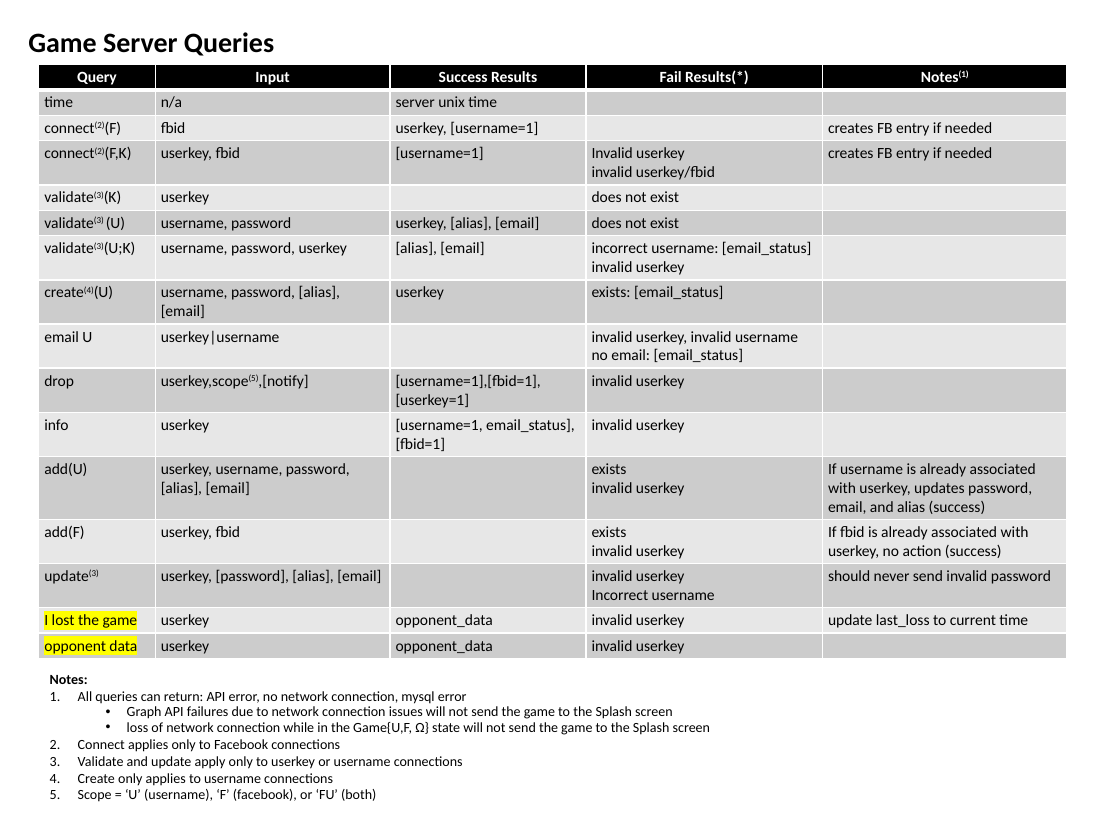
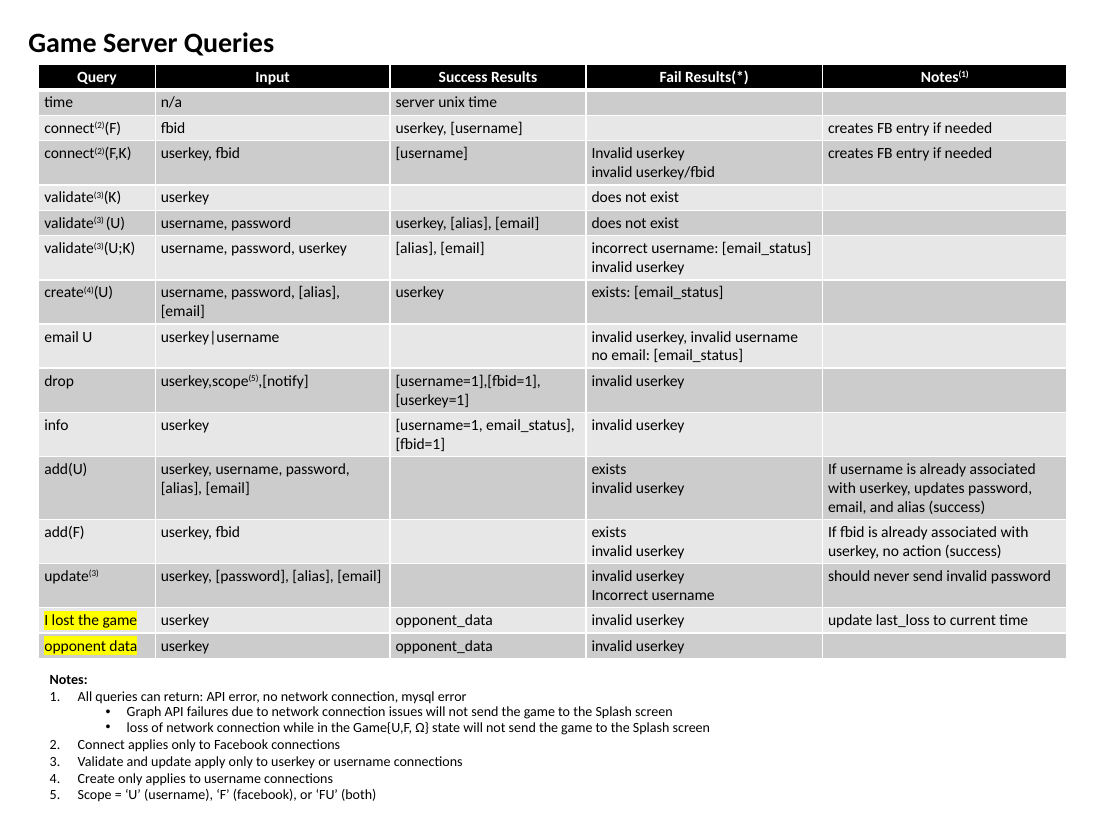
Before and after one commit to mikemayer67/TheGame, a slide deck: slide 9 of TheGameFlow.pptx. Drawn at 1120x840 pixels with LibreOffice and Linux fonts; fonts in the diff are those of the drawing. Boxes give left, top, right and bottom in pixels: in the first picture for what was removed or moved away, otherwise in the second. Text is boxed around its words. In the diff, an @@ line names an element or a change of style, - is before the commit and + after.

```diff
--- a/TheGameFlow.pptx
+++ b/TheGameFlow.pptx
@@ table at <box>39,64,1068,658</box> @@
-row 3, column 3: userkey, [username=1]
+row 3, column 3: userkey, [username]
-row 4, column 3: [username=1]
+row 4, column 3: [username]
```
Also in this commit, not shown: 1 other slide changed, 20 other files.
